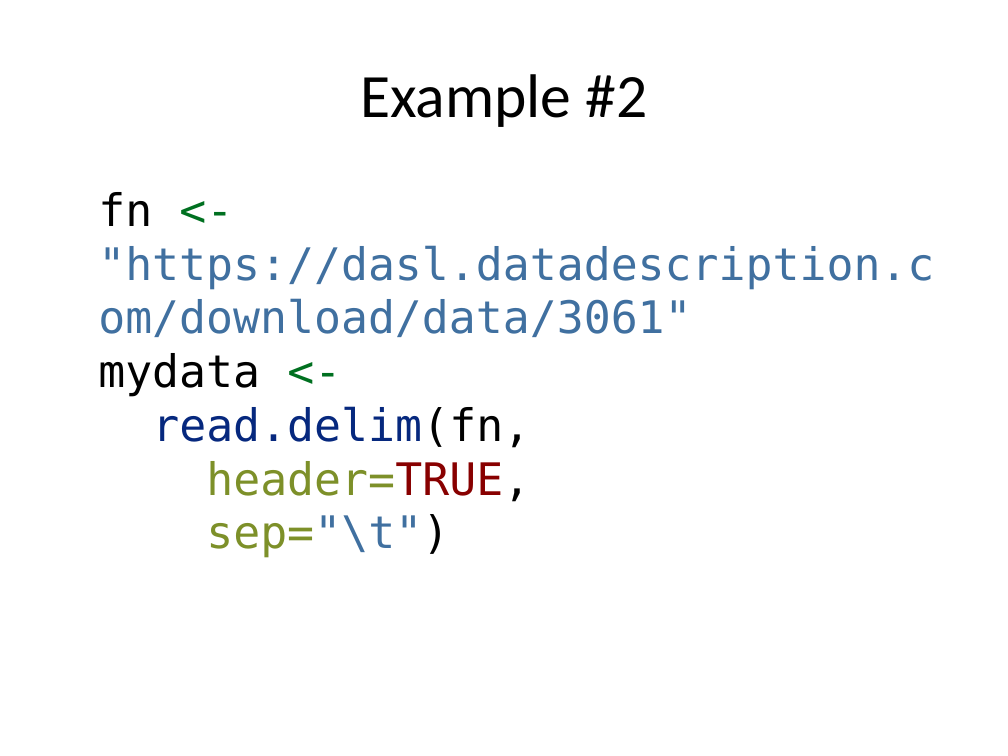
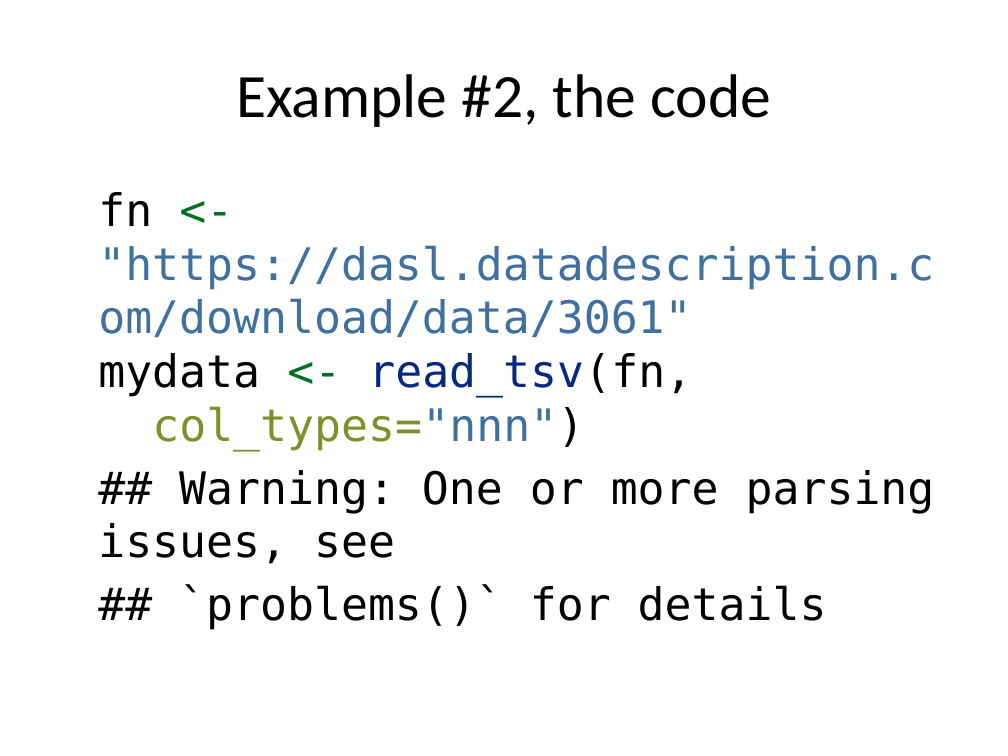
Before and after one commit to pmean/classes, a slide deck: slide 46 of introduction-to-r/src/v03-slides-and-speaker-notes.pptx. Drawn at 1008x756 pixels with LibreOffice and Linux fonts; fonts in the diff are those of the drawing. Boxes give left, top, right and bottom in pixels: in the first picture for what was removed or moved away, otherwise in the second. Text is boxed around its words. In the diff, an @@ line names an element or a change of style, - is before the commit and + after.

```diff
--- a/introduction-to-r/src/v03-slides-and-speaker-notes.pptx
+++ b/introduction-to-r/src/v03-slides-and-speaker-notes.pptx
@@ title at (236,74,771,127): text changed @@
-Example #2
+Example #2, the code
@@ text at (98,192,935,630): text changed; text colour #4070A0 to #000000 @@
-fn <- "https://dasl.datadescription.com/download/data/3061"
-mydata <-
-read.delim(fn,
-header=TRUE,
-sep="\t")
+fn <- "https://dasl.datadescription.com/download/data/3061"
+mydata <- read_tsv(fn,
+col_types="nnn")
+## Warning: One or more parsing issues, see
+## `problems()` for details
```
Also in this commit, not shown: 17 other slides changed, 2 slides added, 6 other files.
